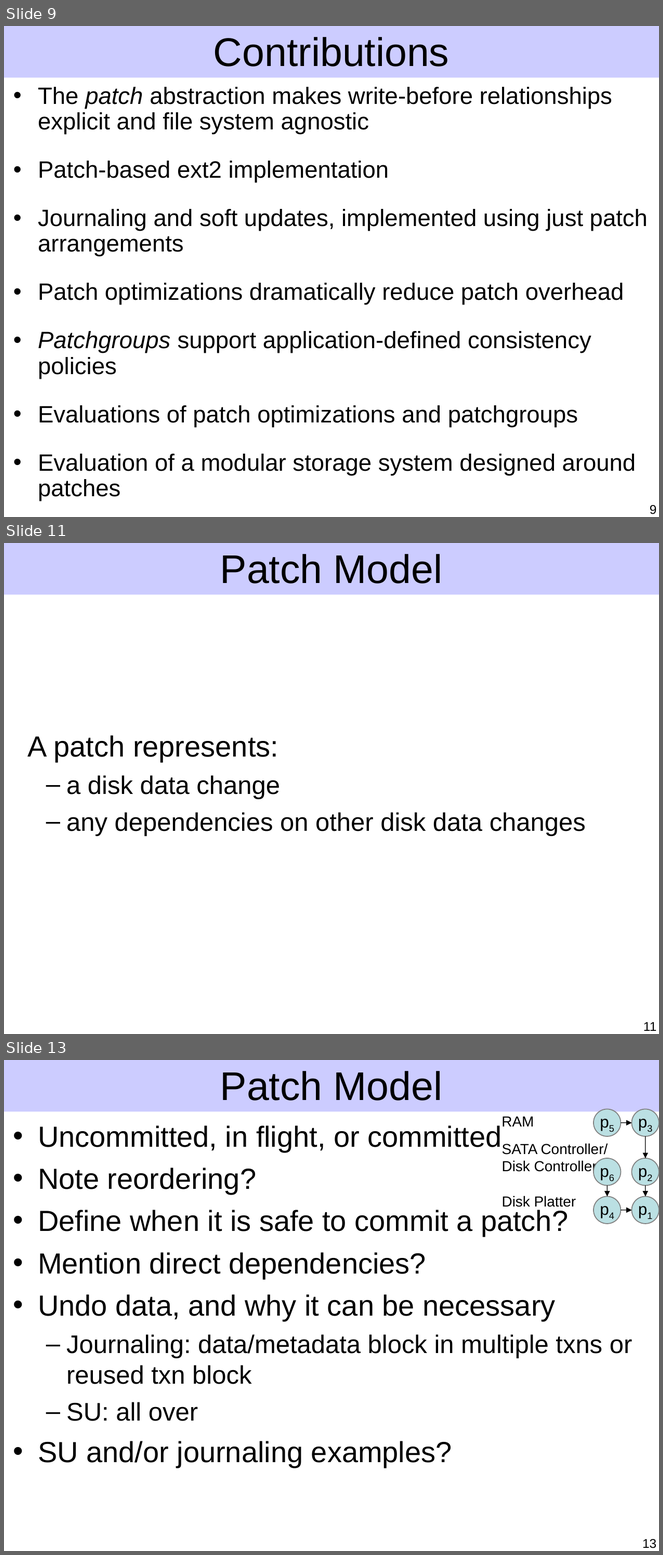
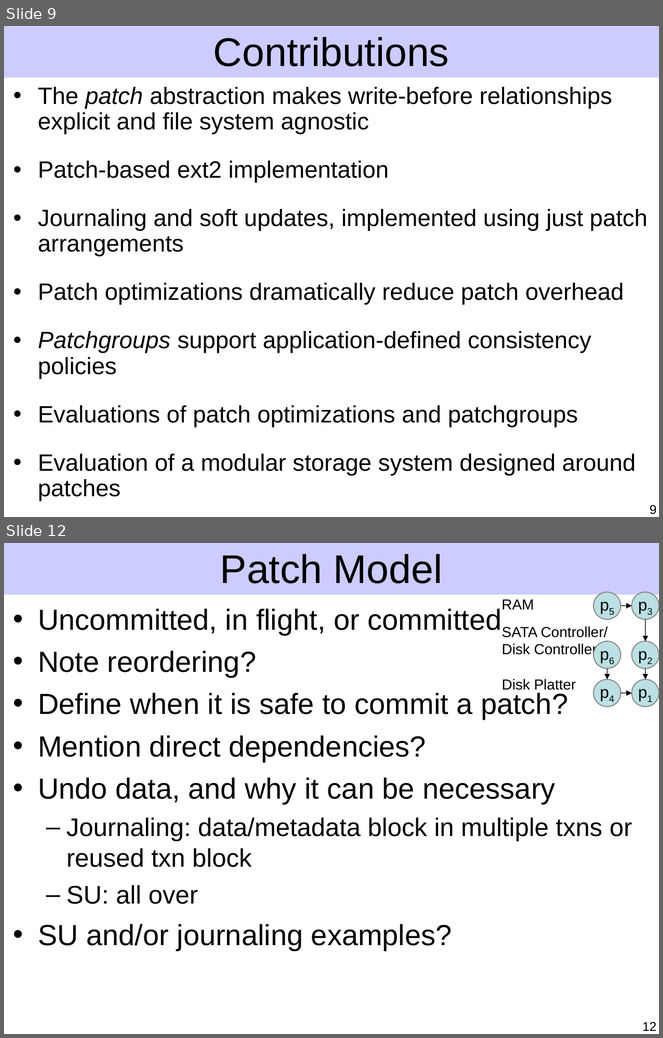
Before and after one commit to ucla-readable/fstitch-doc, a slide deck: sosp/pres.ppt. Shown one above the other, each under a label of ours: slides 9, 11 and 13 before the commit, slides 9 and 12 after it; the slides between them are not shown. The pictures are 663x1555 and 663x1038 pixels, drawn with LibreOffice and Linux fonts; fonts in the diff are those of the drawing. Boxes give left, top, right and bottom in pixels: in the first picture for what was removed or moved away, otherwise in the second. Text is boxed around its words. In the diff, an @@ line names an element or a change of style, - is before the commit and + after.

Commit message:
Improve patch model layout.

```diff
--- a/sosp/pres.ppt
+++ b/sosp/pres.ppt
@@ slide 11 removed at (x1=4, y1=543, x2=659, y2=1034), background #FFFFFF; not listed: 1 template element that a slide beside it also shows @@
@@ title removed at (x1=220, y1=554, x2=443, y2=584) @@
-Patch Model
@@ text removed at (x1=28, y1=735, x2=586, y2=836) @@
-A patch represents:
-  – a disk data change
-  – any dependencies on other disk data changes
@@ page number removed at (x1=644, y1=1022, x2=657, y2=1031) @@
-11
@@ what was slide 13 is now slide 12 @@
@@ page number at (x1=643, y1=1022, x2=657, y2=1031): text changed @@
-13
+12
```
Also in this commit, not shown: 4 slides changed.
